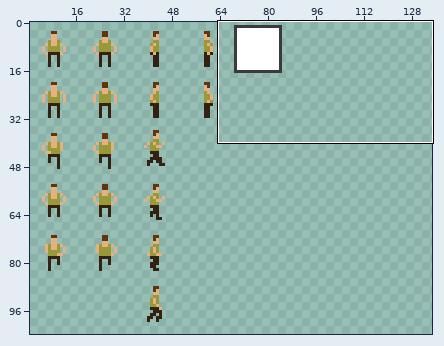
Sprite sheet -- core/assets/spritesheet.png. Above: a wide view before the commit, with the close-up outlined.
Close-up. Before the edit:
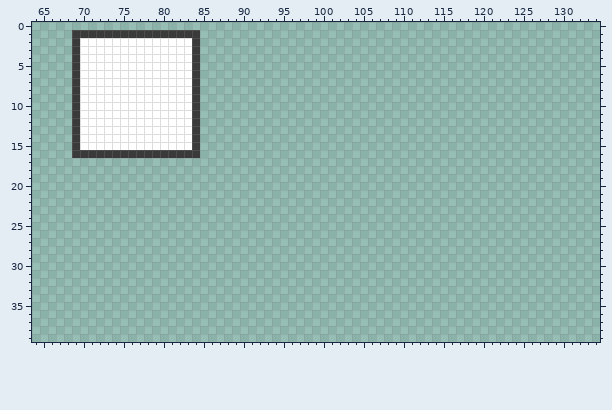
The file is 352x288 pixels. Colours within 5 levels of each other are drawn and written as one. Shown: x 64..134, y 0..39. The wide view leaves out empty margins.
And afterwards:
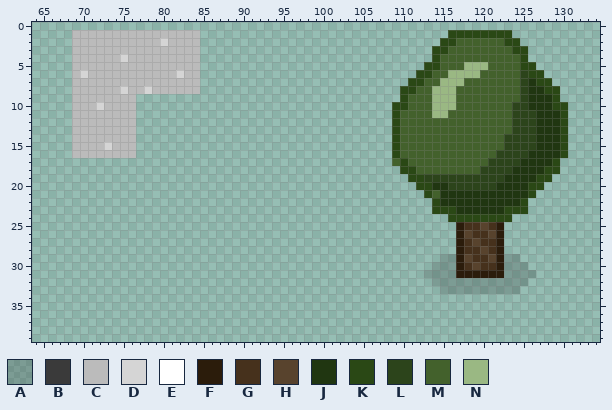
Palette (. is transparent): A #15151533  B #3a3a3a  C #bbbbbb  D #d5d5d5  E #ffffff  F #2b1c0b  G #46311c  H #58432d  J #203611  K #2a4815  L #2c441b  M #43612c  N #9ab883
Edits made:
y 1: x 69..84 BBBBBBBBBBBBBBBB -> CCCCCCCCCCCCCCCC; x 116..123 ........ -> KKKKKKKK
y 2: x 69..84 BEEEEEEEEEEEEEEB -> CCCCCCCCCCCDCCCC; x 115..124 .......... -> KKMMMMMMKK
y 3: x 69..84 BEEEEEEEEEEEEEEB -> CCCCCCCCCCCCCCCC; x 114..125 ............ -> KKMMMMMMMMKK
y 4: x 69..84 BEEEEEEEEEEEEEEB -> CCCCCCDCCCCCCCCC; x 114..125 ............ -> KMMMMMMMMMMK
y 5: x 69..84 BEEEEEEEEEEEEEEB -> CCCCCCCCCCCCCCCC; x 113..126 .............. -> KKMMMNNNMMMMKK
y 6: x 69..84 BEEEEEEEEEEEEEEB -> CDCCCCCCCCCCCDCC; x 112..127 ................ -> KKMMNNNNMMMMMLKK
y 7: x 69..84 BEEEEEEEEEEEEEEB -> CCCCCCCCCCCCCCCC; x 111..128 .................. -> KKMMNNNMMMMMMMLJKK
y 8: x 69..84 BEEEEEEEEEEEEEEB -> CCCCCCDCCDCCCCCC; x 110..129 .................... -> KKMMNNNMMMMMMMMLJJKK
y 9: x 69..84 BEEEEEEEEEEEEEEB -> CCCCCCCC........; x 110..129 .................... -> KMMMNNNMMMMMMMMLJJJK
y 10: x 69..84 BEEEEEEEEEEEEEEB -> CCCDCCCC........; x 109..130 ...................... -> KKMMMNNNMMMMMMMLLJJJKK
y 11: x 69..84 BEEEEEEEEEEEEEEB -> CCCCCCCC........; x 109..130 ...................... -> KMMMMNNMMMMMMMMLLLJJJK
y 12..13: x 69..84 BEEEEEEEEEEEEEEB -> CCCCCCCC........; x 109..130 ...................... -> KMMMMMMMMMMMMMMLLLJJJK
y 14: x 69..84 BEEEEEEEEEEEEEEB -> CCCCCCCC........; x 109..130 ...................... -> KMMMMMMMMMMMMMLLLLJJJK
y 15: x 69..84 BEEEEEEEEEEEEEEB -> CCCCDCCC........; x 109..130 ...................... -> KMMMMMMMMMMMMMLLLLJJJK
y 16: x 69..84 BBBBBBBBBBBBBBBB -> CCCCCCCC........; x 109..130 ...................... -> KMMMMMMMMMMMMLLLLJJJJK
y 17: x 109..129 ..................... -> MKMMMMMMMMMMLLLLJJJJK
y 18: x 110..129 .................... -> KKMMMMMMMMLLLLJJJJKK
y 19: x 111..128 .................. -> KKLLLLLLLLLLJJJJKK
y 20: x 112..127 ................ -> KKJJLLLLLLJJJJKK
y 21: x 113..126 .............. -> KMJJJJJJJJJJJK
y 22: x 114..125 ............ -> KJJJJJJJJJJK
y 23: x 114..125 ............ -> KKKJJJJJJKKK
y 24: x 116..123 ........ -> KKKKKKKK
y 25: x 117..122 ...... -> FGGHGF
y 26: x 117..122 ...... -> FHGGHF
y 27: x 117..122 ...... -> FGHGGF
y 28: x 117..122 ...... -> FGGHGF
y 29: x 115..124 .......... -> AAFHGGHFAA
y 30: x 114..125 ............ -> AAAFGHGGFAAA
y 31: x 113..126 .............. -> AAAAFFFFFFAAAA
y 32: x 114..125 ............ -> AAAAAAAAAAAA
y 33: x 115..124 .......... -> AAAAAAAAAA
